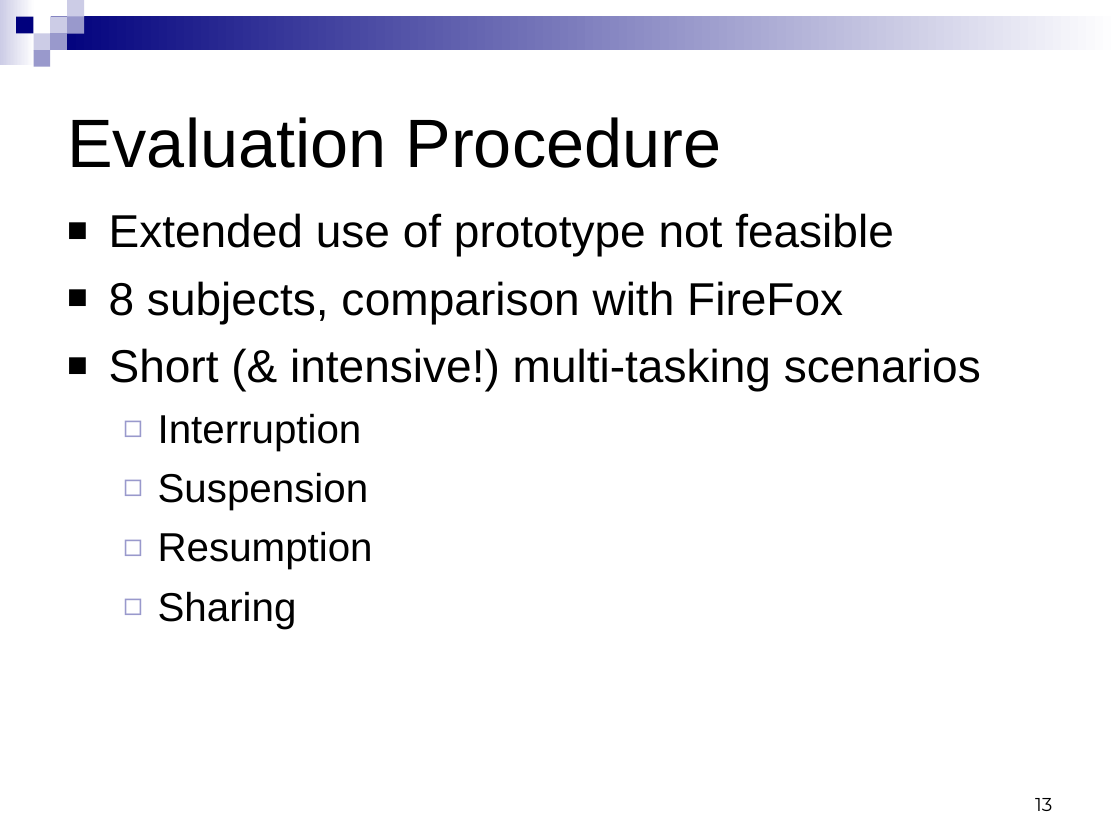
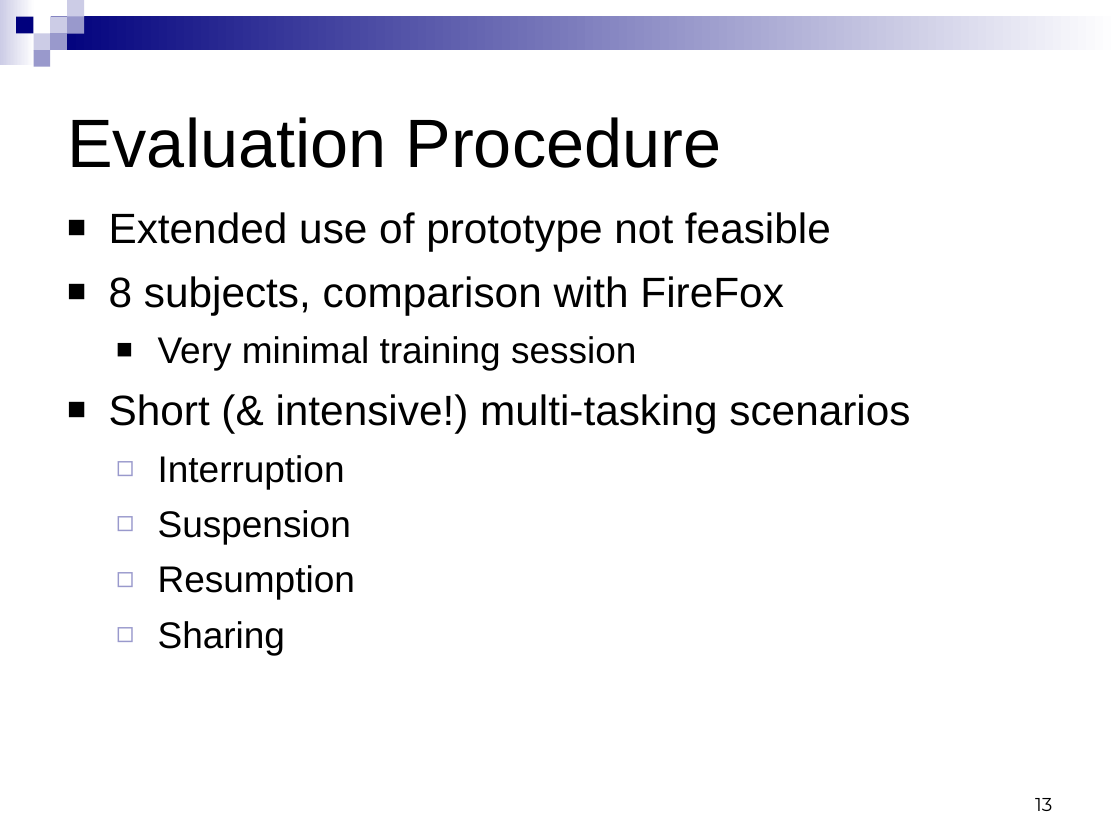
Before and after one commit to mohanraj-r/tabfour, a slide deck: slide 13 of Tab4/doc/544 Phase 3 presentation.ppt. Drawn at 1120x840 pixels with LibreOffice and Linux fonts; fonts in the diff are those of the drawing. Boxes give left, top, right and bottom in pixels: in the first picture for what was removed or moved away, otherwise in the second. Text is boxed around its words. In the diff, an @@ line names an element or a change of style, - is before the commit and + after.

```diff
--- a/Tab4/doc/544 Phase 3 presentation.ppt
+++ b/Tab4/doc/544 Phase 3 presentation.ppt
@@ text at [109,212,910,655]: size 29.6 to 27.2 pt in "Extended use of prototype not feasible", "8 subjects, comparison with FireFox", "Short (& intensive!) multi-tasking scenarios"; size 25.9 to 23.8 pt in "Interruption", "Suspension", "Resumption", "Sharing"; indent changed @@
@@ text at [158,336,636,370]: paragraph added @@
+  ■ Very minimal training session
```
Also in this commit, not shown: 2 other slides changed, 1 slide added.
